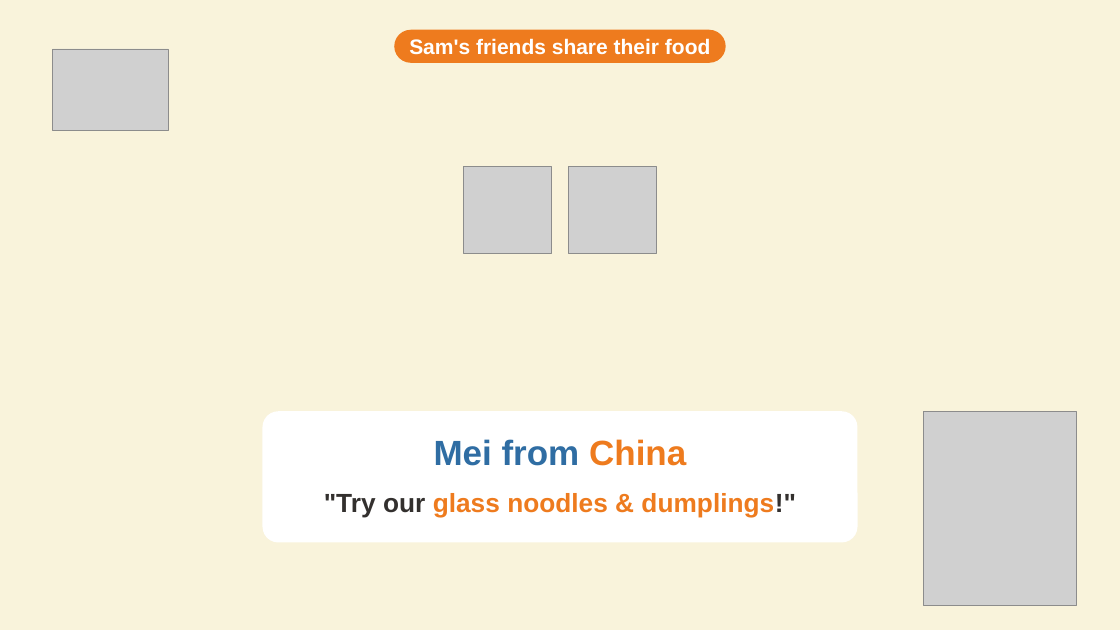
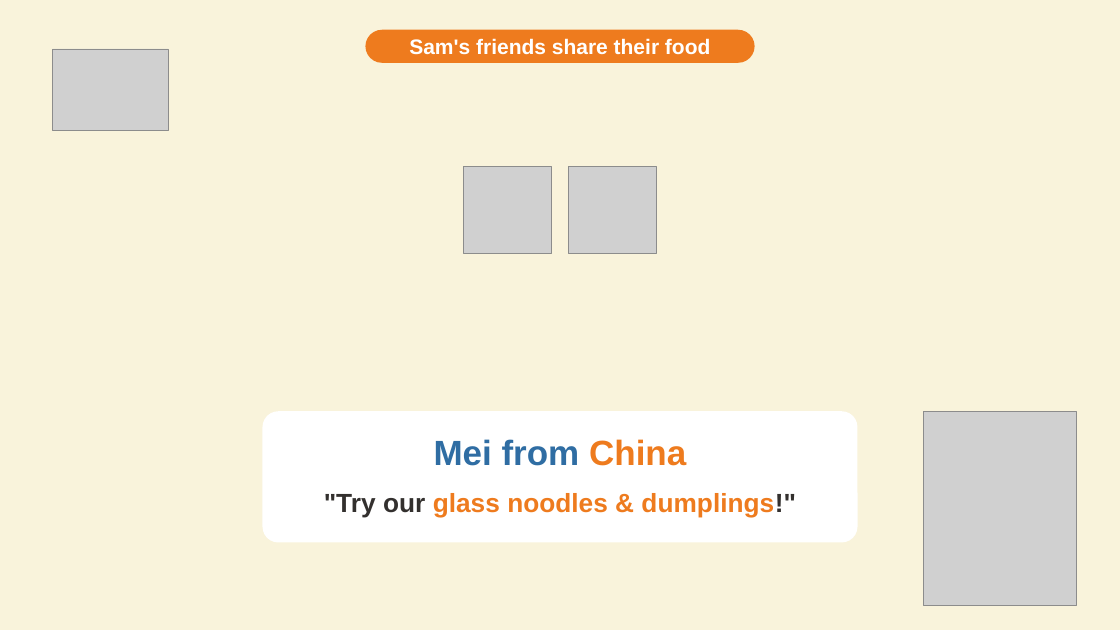
Before and after one commit to 5ubramAn007/sam-deck-host, a slide deck: slide 26 of sam_journey.pptx. Drawn at 1120x630 pixels with LibreOffice and Linux fonts; fonts in the diff are those of the drawing; grey boxes stand for pictures. Boxes give left, top, right and bottom in pixels: in the first picture for what was removed or moved away, otherwise in the second. Text is boxed around its words. In the diff, an @@ line names an element or a change of style, - is before the commit and + after.

```diff
--- a/sam_journey.pptx
+++ b/sam_journey.pptx
@@ rounded rectangle "Sam's friends share their food": place and size @@
-rounded rectangle "Sam's friends share their food" at bbox=[394, 29, 726, 62]
+rounded rectangle "Sam's friends share their food" at bbox=[365, 29, 755, 62]
```
Also in this commit, not shown: 9 other slides changed.
